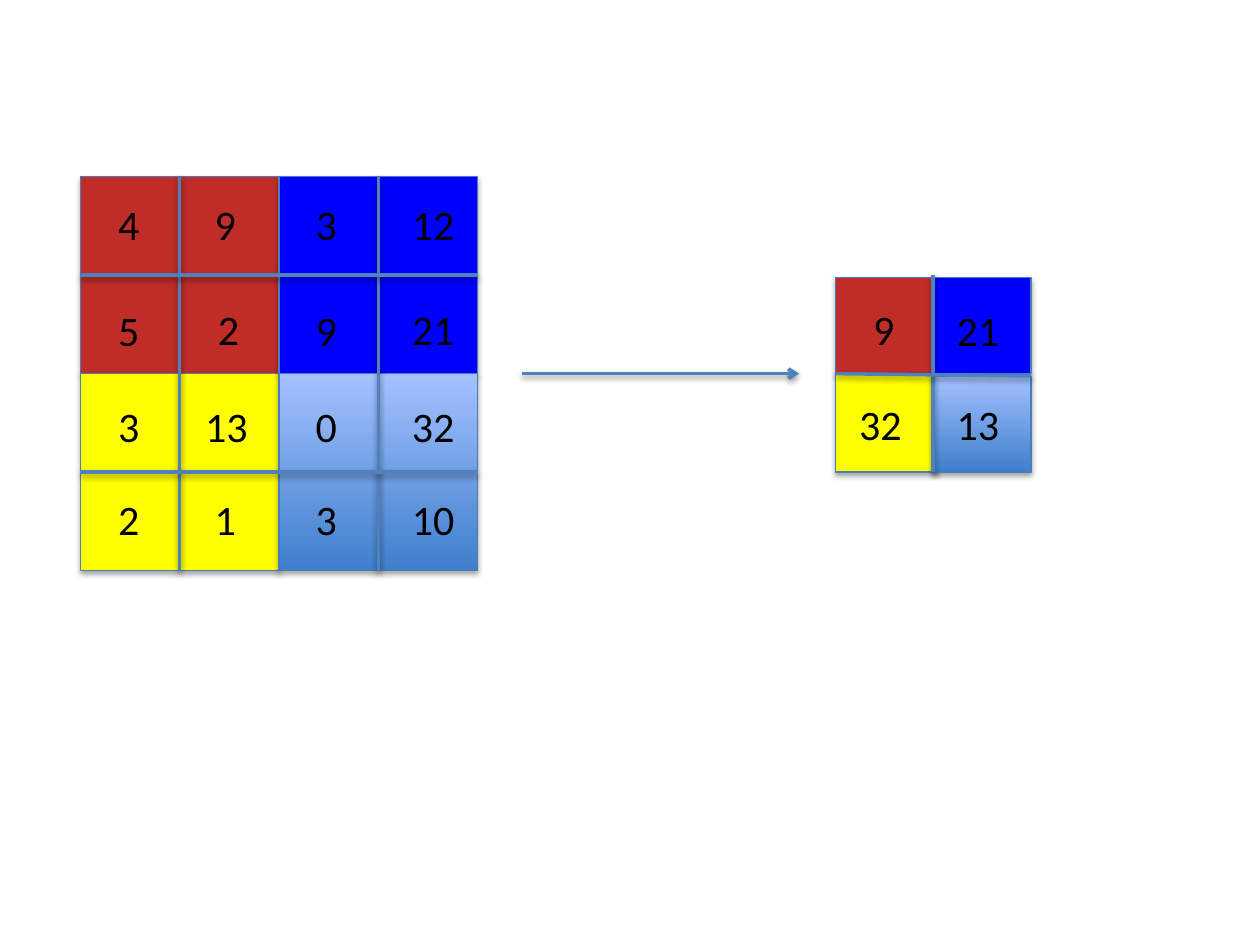
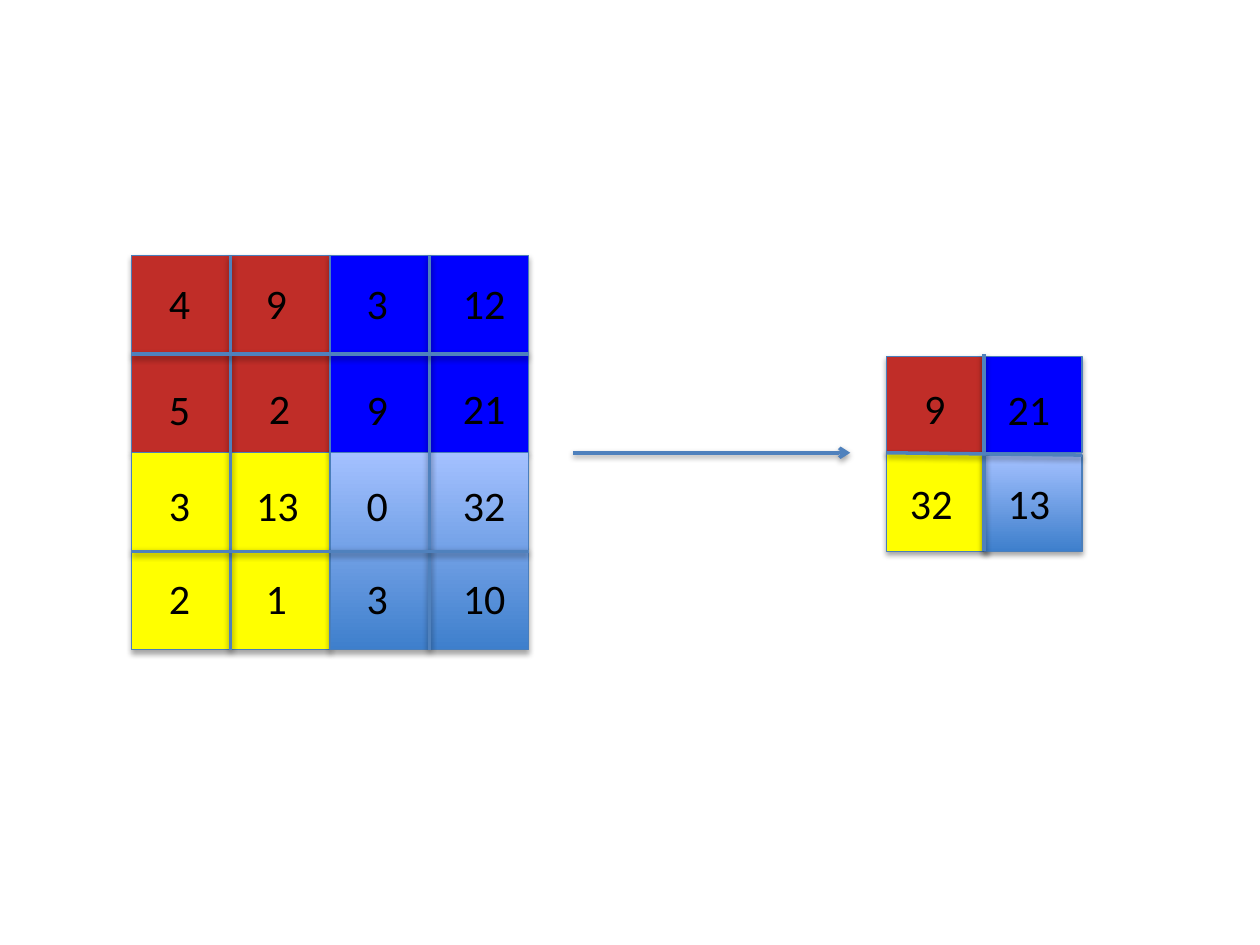
Before and after one commit to thomas-vogel444/Master_project, a slide deck: slide 1 of Thesis_Report/maxpooling.pptx. Drawn at 1260x945 pixels with LibreOffice and Linux fonts; fonts in the diff are those of the drawing. Boxes give left, top, right and bottom in pixels: in the first picture for what was removed or moved away, otherwise in the second. Text is boxed around its words. In the diff, an @@ line names an element or a change of style, - is before the commit and + after.

```diff
--- a/Thesis_Report/maxpooling.pptx
+++ b/Thesis_Report/maxpooling.pptx
@@ 20 texts, 8 rectangles, 6 lines, 1 arrow: place and size @@
-20 texts, 8 rectangles, 6 lines, 1 arrow at [81, 176, 1032, 571]
+20 texts, 8 rectangles, 6 lines, 1 arrow at [131, 256, 1082, 650]
```
Also in this commit, not shown: 1 slide added, 9 other files.
